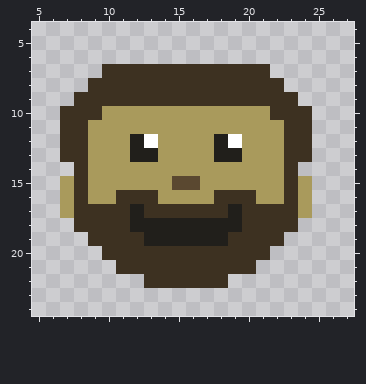
Edited in one commit: pixel-art sprite (Sprites/Chef.png). The picture above was drawn from the file before the commit.
The file is 32x32 pixels. Colours within 5 levels of each other are drawn and written as one. Shown: x 5..27, y 4..24.
Once edited:
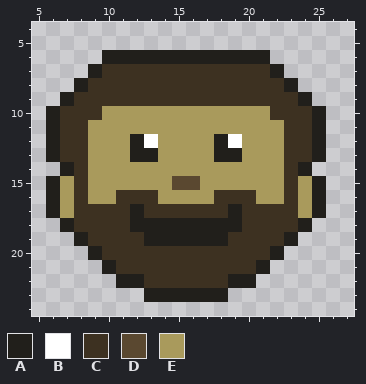
Palette (. is transparent): A #211f1b  B #ffffff  C #3d3121  D #5a4830  E #a99a5c
From old to new:
y 6: x 10..21 ............ -> AAAAAAAAAAAA
y 7: x 9 . -> A; x 22 . -> A
y 8: x 8 . -> A; x 23 . -> A
y 9: x 7 . -> A; x 24 . -> A
y 10..13: x 6 . -> A; x 25 . -> A
y 14: x 7 . -> A; x 24 . -> A
y 15..17: x 6 . -> A; x 25 . -> A
y 18: x 7 . -> A; x 24 . -> A
y 19: x 8 . -> A; x 23 . -> A
y 20: x 9 . -> A; x 22 . -> A
y 21: x 10 . -> A; x 21 . -> A
y 22: x 11..12 .. -> AA; x 19..20 .. -> AA
y 23: x 13..18 ...... -> AAAAAA
Boxes around the changes in both pictures, in picture pixels (x1, y1, x2, y2):
added: (46, 50, 326, 302)
